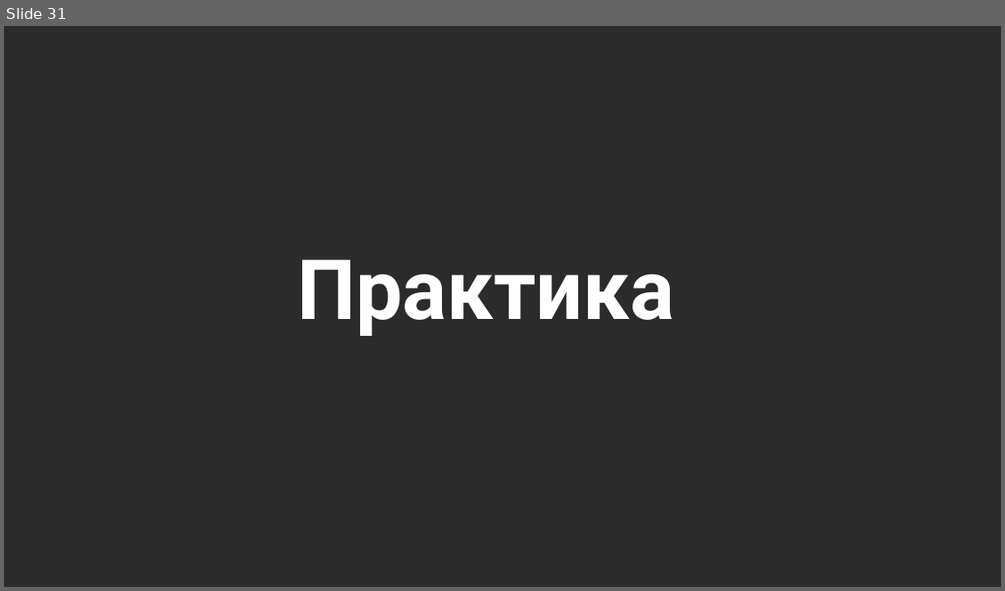
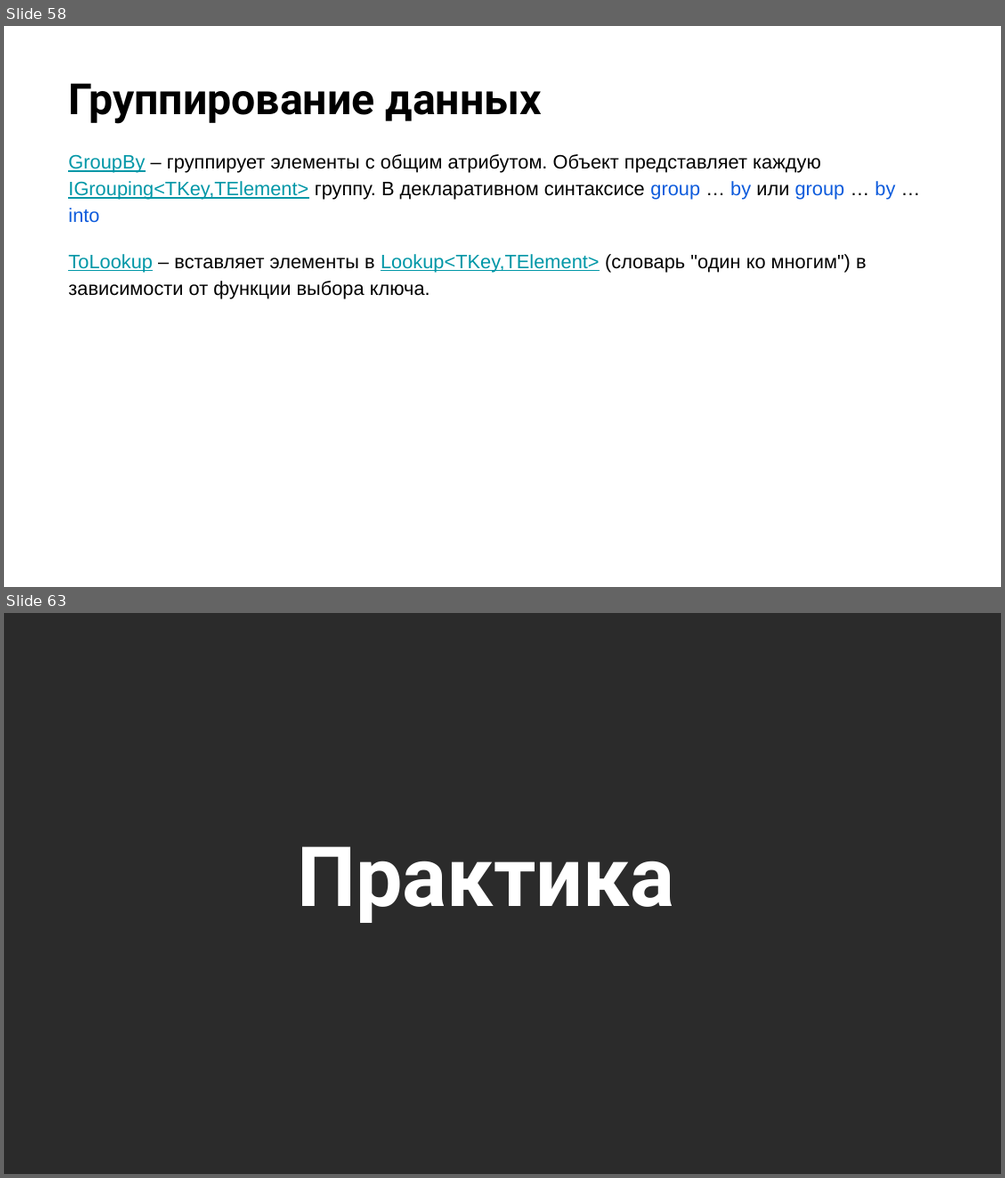
Before and after one commit to NilovPavel/OpenLessonLinq, a slide deck: LinqQueries.pptx. Shown one above the other, each under a label of ours: slide 31 before the commit, slides 58 and 63 after it; the slides between them are not shown. The pictures are 1005x591 and 1005x1178 pixels, drawn with LibreOffice and Linux fonts; fonts in the diff are those of the drawing; background and template pictures are left out; a plain dark background stands for a picture behind light text. Boxes give left, top, right and bottom in pixels: in the first picture for what was removed or moved away, otherwise in the second. Text is boxed around its words. In the diff, an @@ line names an element or a change of style, - is before the commit and + after.

```diff
--- a/LinqQueries.pptx
+++ b/LinqQueries.pptx
@@ slide 58 added at <box>4,26,1001,587</box>, background picture (left out) @@
@@ title added at <box>68,83,542,124</box>, 31 pt, text #000000, bold @@
+Группирование данных
@@ text added at <box>68,154,895,299</box>, 14 pt, text #000000 @@
+GroupBy – группирует элементы с общим атрибутом. Объект представляет каждую IGrouping<TKey,TElement> группу. В декларативном синтаксисе group … by или group … by … into
+ToLookup – вставляет элементы в Lookup<TKey,TElement> (словарь "один ко многим") в зависимости от функции выбора ключа.
@@ what was slide 31 is now slide 63 @@
```
Also in this commit, not shown: 31 other slides added.
